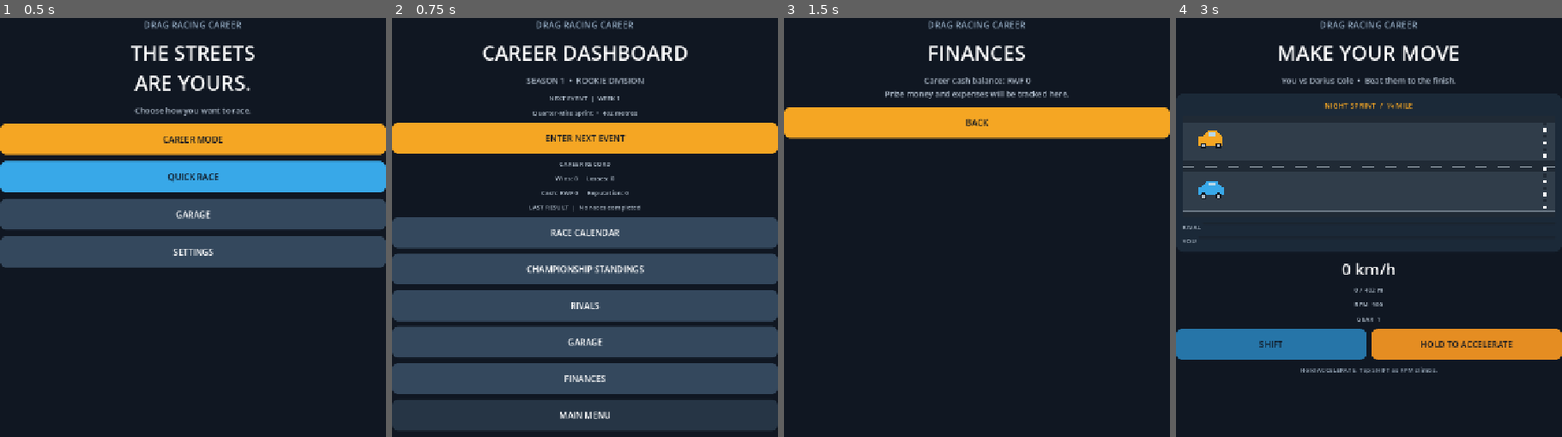
Above: before the commit, frames 1-4 (left to right).
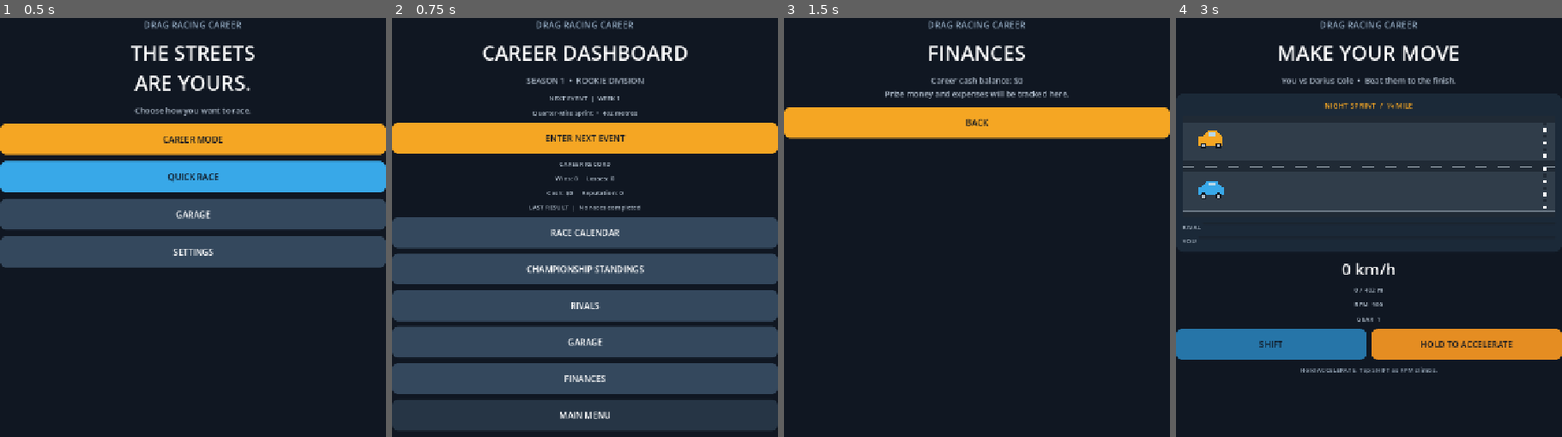
Above: after the commit, the same moments.

Repository: gleeshyyy/-Drag-Racing-Career
Game: Godot game, scene res://main.tscn
The game is run twice, just before and just after one commit, with the same random seed, the same clock (stepped at 60 frames per second) and the same inputs.
Inputs:
- Up to frame 1 (0.5 s): no input
- Up to frame 2 (0.75 s): click "CAREER MODE" at 0.5 s
- Up to frame 3 (1.5 s): click "FINANCES" at 1.25 s
- Up to frame 4 (3 s): click "BACK" at 2 s; click "QUICK RACE" at 2.75 s

Frame 1 is identical in both runs. In frame 2, 0.1% of the frame differs, in the area x 38-62%, y 40-43%; in frame 3, 0.3%, in the area x 36-64%, y 14-16%; in frame 4, nothing differs.

Commit message:
Change displayed game currency from RWF to dollars

Diff:
--- a/main.gd
+++ b/main.gd
@@ -261,7 +261,7 @@
 	section_panel.add_child(event_button)
 	_add_section_label("CAREER RECORD")
 	_add_section_label("Wins: %d     Losses: %d" % [career_wins, career_losses])
-	_add_section_label("Cash: RWF %s     Reputation: %d" % [str(career_cash), career_reputation])
+	_add_section_label("Cash: $%s     Reputation: %d" % [str(career_cash), career_reputation])
 	_add_section_label("LAST RESULT  |  " + last_result)
 	var calendar_button := _make_button("RACE CALENDAR", Color("#34485d"))
 	calendar_button.add_theme_color_override("font_color", Color.WHITE)
@@ -284,7 +284,7 @@
 	section_panel.add_child(garage_button)
 	var finances_button := _make_button("FINANCES", Color("#34485d"))
 	finances_button.add_theme_color_override("font_color", Color.WHITE)
-	finances_button.pressed.connect(func(): _show_info_page("FINANCES", "Career cash balance: RWF %s\nPrize money and expenses will be tracked here." % str(career_cash)))
+	finances_button.pressed.connect(func(): _show_info_page("FINANCES", "Career cash balance: $%s\nPrize money and expenses will be tracked here." % str(career_cash)))
 	section_panel.add_child(finances_button)
 	var back_button := _make_button("MAIN MENU", Color("#263545"))
 	back_button.add_theme_color_override("font_color", Color.WHITE)
@@ -313,7 +313,7 @@
 	race_panel.hide()
 	section_panel.show()
 	title_label.text = "YOUR GARAGE"
-	status_label.text = "Cash: RWF %s  •  Active car: %s" % [str(career_cash), active_car]
+	status_label.text = "Cash: $%s  •  Active car: %s" % [str(career_cash), active_car]
 	_clear_section()
 	_add_section_label("OWNED CARS")
 	for car in _car_catalog():
@@ -326,7 +326,7 @@
 		elif is_owned:
 			caption = "SELECT  •  " + car_name
 		else:
-			caption = "BUY  •  %s  •  RWF %s" % [car_name, str(car["price"])]
+			caption = "BUY  •  %s  •  $%s" % [car_name, str(car["price"])]
 		var car_button := _make_button(caption, Color("#f5a623") if is_active else Color("#34485d"))
 		if not is_active:
 			car_button.add_theme_color_override("font_color", Color.WHITE)
@@ -349,7 +349,7 @@
 		if str(car["name"]) == car_name and not owned_cars.has(car_name):
 			var price := int(car["price"])
 			if career_cash < price:
-				status_label.text = "Not enough cash. You need RWF %s." % str(price - career_cash)
+				status_label.text = "Not enough cash. You need $%s." % str(price - career_cash)
 				return
 			career_cash -= price
 			owned_cars.append(car_name)
